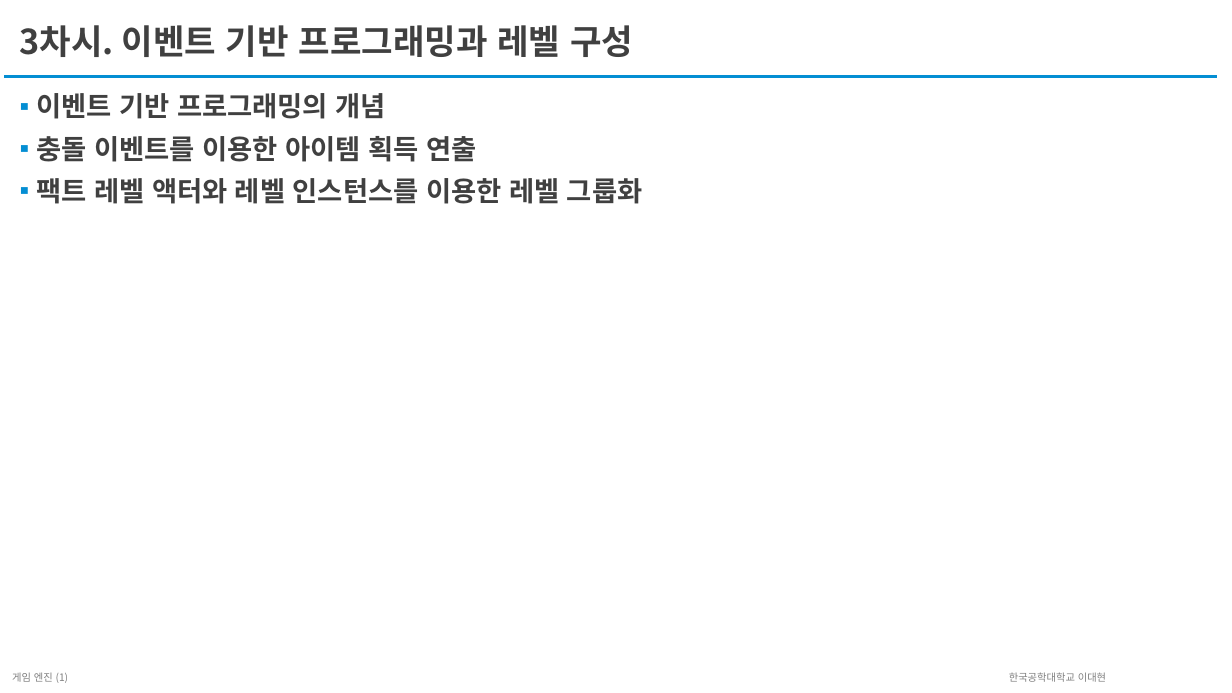
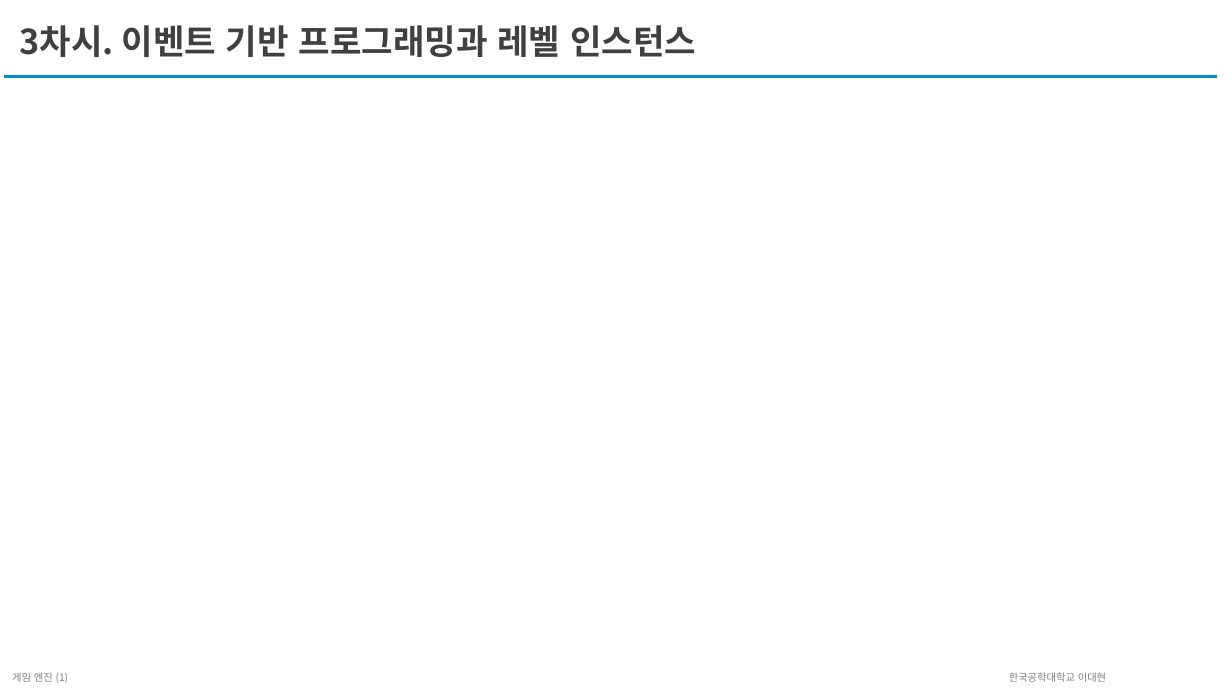
Before and after one commit to unreal-class/kmooc, a slide deck: slide 26 of LectureScript/2주차/2주차-교안-블루프린트 v2.pptx (slide 19 before the commit). Drawn at 1232x693 pixels with LibreOffice and Linux fonts; fonts in the diff are those of the drawing. Boxes give left, top, right and bottom in pixels: in the first picture for what was removed or moved away, otherwise in the second. Text is boxed around its words. In the diff, an @@ line names an element or a change of style, - is before the commit and + after.

```diff
--- a/LectureScript/2주차/2주차-교안-블루프린트 v2.pptx
+++ b/LectureScript/2주차/2주차-교안-블루프린트 v2.pptx
@@ title at [20,25,696,57]: text changed @@
-3차시. 이벤트 기반 프로그래밍과 레벨 구성
+3차시. 이벤트 기반 프로그래밍과 레벨 인스턴스
@@ text removed at [36,93,642,204] @@
-▪ 이벤트 기반 프로그래밍의 개념
-▪ 충돌 이벤트를 이용한 아이템 획득 연출
-▪ 팩트 레벨 액터와 레벨 인스턴스를 이용한 레벨 그룹화
```
Also in this commit, not shown: 10 other slides changed, 10 slides added, 4 slides removed, 1 other file.
